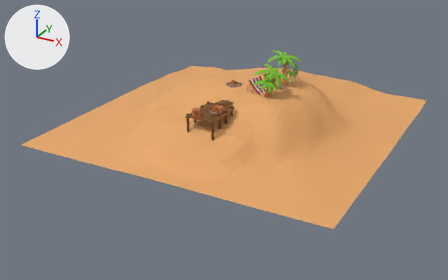
The glTF model three-website/public/island.glb, before and after one commit.
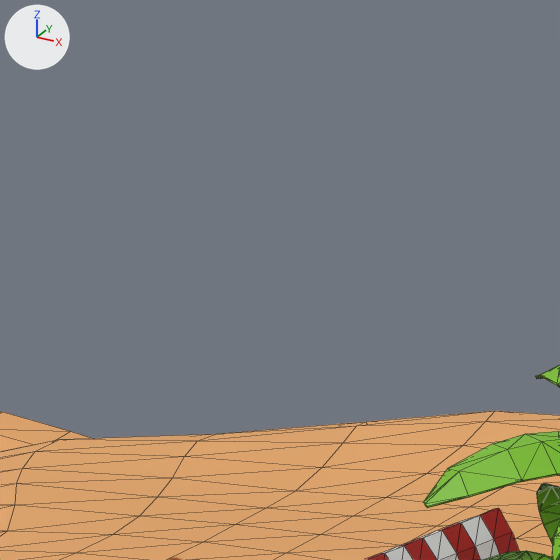
Each version is shown whole from a 50 mm camera at (9.97, -19.6, 7.9) aimed at (-0.27, -0.99, -1.41), then close up on the part from 49% to 59% of the width and 12% to 29% of the height. Arrows for +X, +Y and +Z are at upper left; the lights stay in place. The close-ups show mesh edges as thin lines. Where no turn or scale is listed for an object, it has been applied to the vertices.

Names of what the first close-up shows: 'Island', 'Plane.010', 'Plane.025', 'Tarp'.
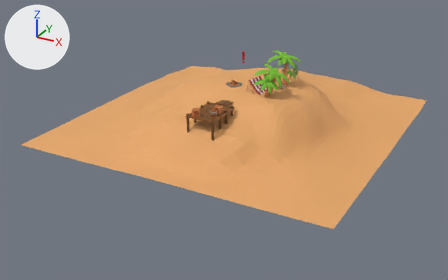
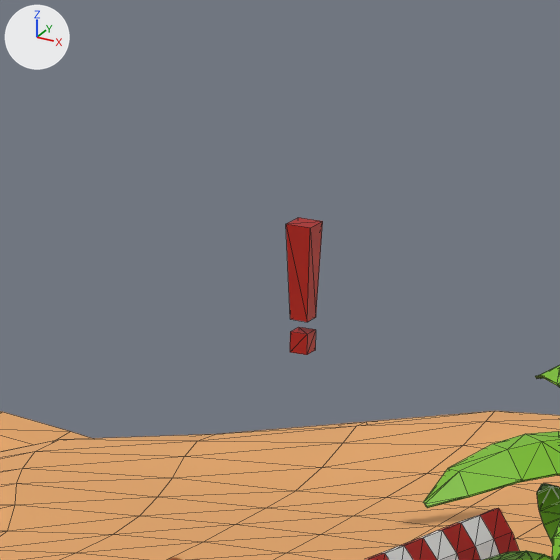
The change, as a list of edits to the scene's bpy script:
```text
Add me_cube:
    me_cube.from_pydata([(-0.03, -0.03, -0.1), (-0.042, -0.042, 0.206), (-0.03, 0.03, -0.1), (-0.042, 0.042, 0.206), (0.03, -0.03, -0.1), (0.042, -0.042, 0.206), (0.03, 0.03, -0.1), (0.042, 0.042, 0.206), (0.03, 0.03, -0.14), (0.03, -0.03, -0.14), (-0.03, 0.03, -0.14), (-0.03, -0.03, -0.14), (0.03, 0.03, -0.206), (0.03, -0.03, -0.206), (-0.03, 0.03, -0.206), (-0.03, -0.03, -0.206)], [], [(0, 1, 3), (0, 3, 2), (2, 3, 7), (2, 7, 6), (6, 7, 5), (6, 5, 4), (4, 5, 1), (4, 1, 0), (1, 5, 7), (1, 7, 3), (13, 15, 14), (13, 14, 12), (9, 8, 10), (9, 10, 11), (8, 9, 13), (8, 13, 12), (2, 6, 4), (2, 4, 0), (11, 10, 14), (11, 14, 15), (10, 8, 12), (10, 12, 14), (9, 11, 15), (9, 15, 13)])
    me_cube.materials.append(mat_tarp2)  # red #ac1915
Add ob_icon:
    ob_icon = bpy.data.objects.new('Icon', me_cube)
    ob_icon.location = (0.0, 0.0, 1.562)
```

Location of each change, [x1, y1, x2, y2] in pixels of the close-ups (560 x 560 px):
'Icon', added (red): after [286, 217, 323, 355]
